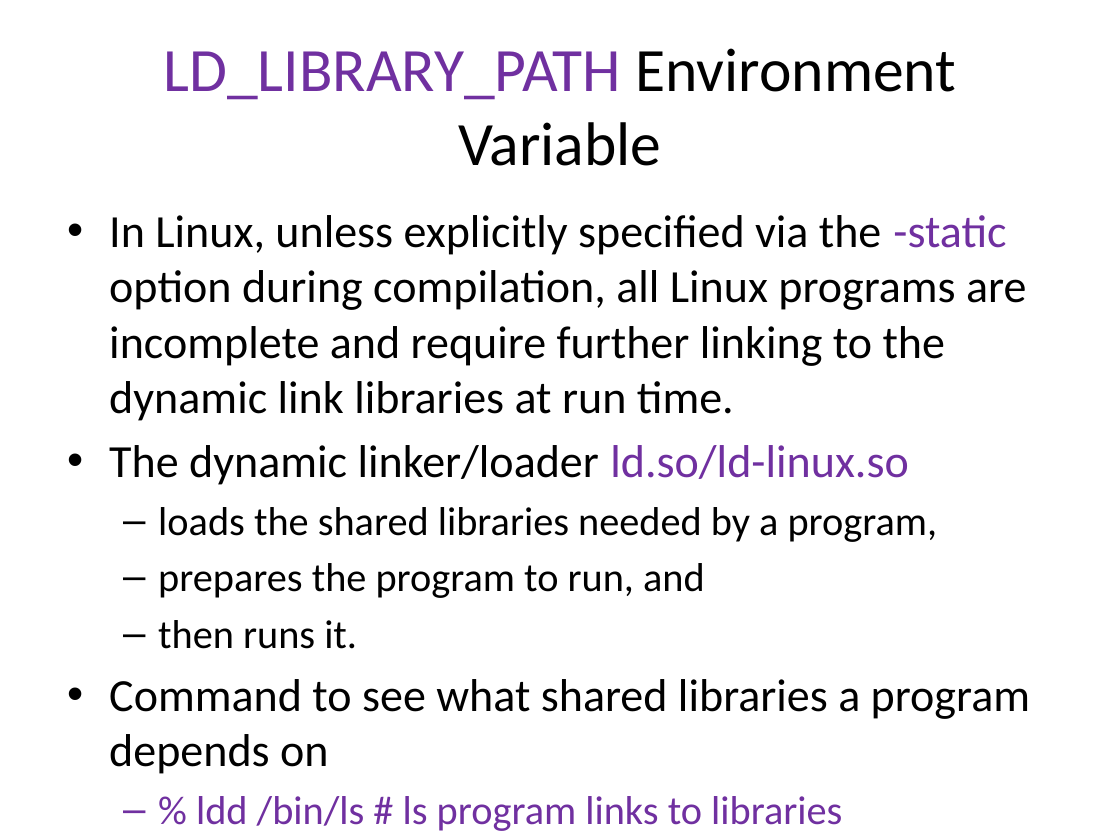
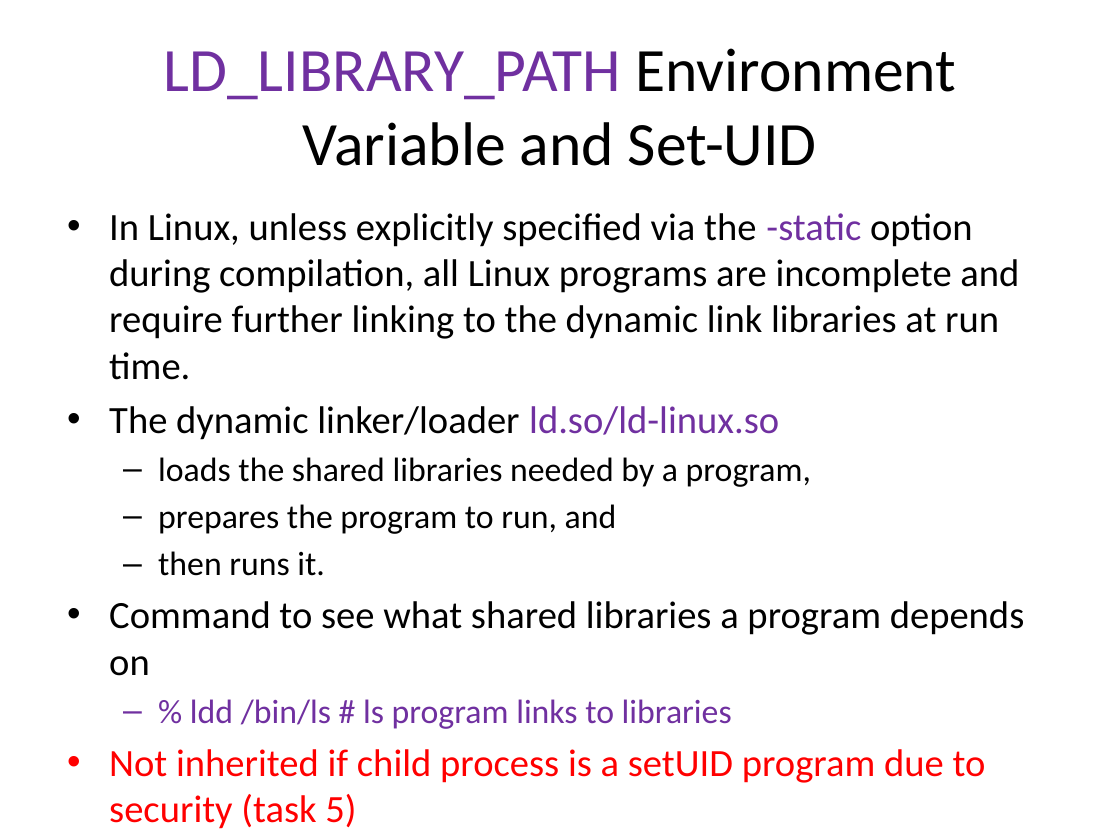
Before and after one commit to Bowie-State-University/CS-Courses, a slide deck: slide 33 of COSC402_545_Software_OS_Security/MyPPTs/2_setUID/5_set-UID/Set-UID Privileged Programs.pptx (slide 26 before the commit). Drawn at 1120x840 pixels with LibreOffice and Linux fonts; fonts in the diff are those of the drawing. Boxes give left, top, right and bottom in pixels: in the first picture for what was removed or moved away, otherwise in the second. Text is boxed around its words. In the diff, an @@ line names an element or a change of style, - is before the commit and + after.

```diff
--- a/COSC402_545_Software_OS_Security/MyPPTs/2_setUID/5_set-UID/Set-UID Privileged Programs.pptx
+++ b/COSC402_545_Software_OS_Security/MyPPTs/2_setUID/5_set-UID/Set-UID Privileged Programs.pptx
@@ title at <box>163,48,957,166</box>: text changed @@
-LD_LIBRARY_PATH Environment Variable
+LD_LIBRARY_PATH Environment Variable and Set-UID
@@ text at <box>109,213,1025,729</box>: size 29.6 to 24.8 pt in "In Linux, unless explicitly specified via the ...", "The dynamic linker/loader ld.so/ld-linux.so", "Command to see what shared libraries a ..."; size 25.9 to 21.7 pt in "loads the shared libraries needed by a ...", "prepares the program to run, and", "then runs it.", "% ldd /bin/ls # ls program links ..." @@
@@ text at <box>109,749,986,829</box>: paragraph added @@
+• Not inherited if child process is a setUID program due to security (task 5)
```
Also in this commit, not shown: 6 other slides changed, 7 slides added, 1 other file.
